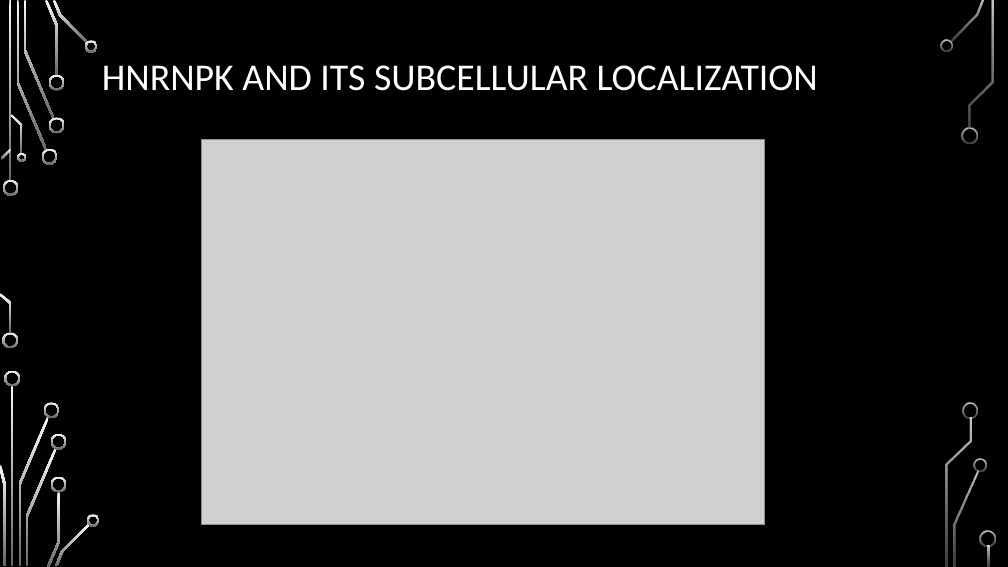
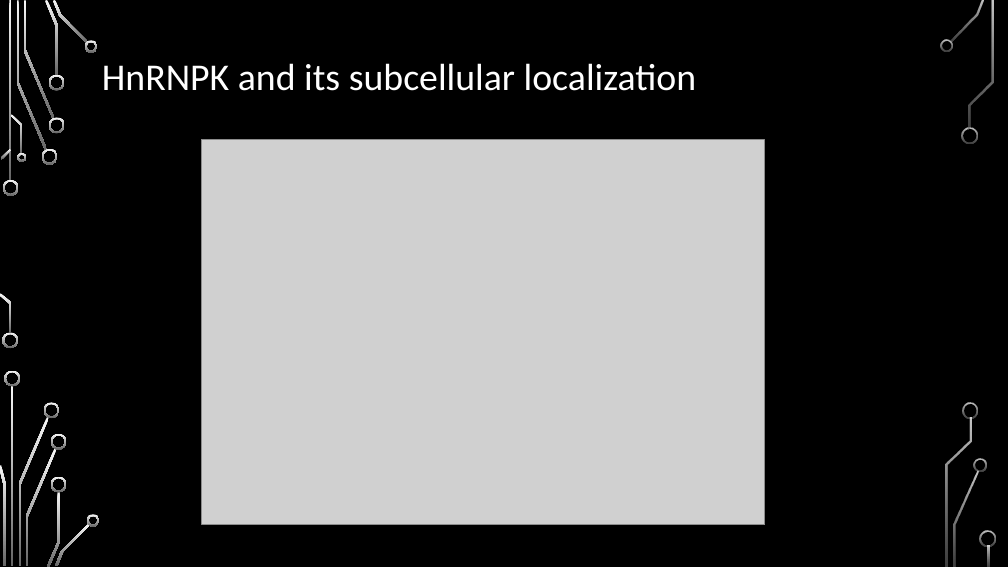
Before and after one commit to HarleyRobinson/Honours2, a slide deck: slide 10 of BackgroundInfo/MeetingSept.pptx. Drawn at 1008x567 pixels with LibreOffice and Linux fonts; fonts in the diff are those of the drawing; grey boxes stand for pictures; background and template pictures are left out. Boxes give left, top, right and bottom in pixels: in the first picture for what was removed or moved away, otherwise in the second. Text is boxed around its words. In the diff, an @@ line names an element or a change of style, - is before the commit and + after.

```diff
--- a/BackgroundInfo/MeetingSept.pptx
+++ b/BackgroundInfo/MeetingSept.pptx
@@ title at (102, 63, 697, 91): text changed @@
-HNRNPK AND ITS SUBCELLULAR LOCALIZATION
+HnRNPK and its subcellular localization
```
Also in this commit, not shown: 13 other slides changed, 1 slide added, 1 other file.
